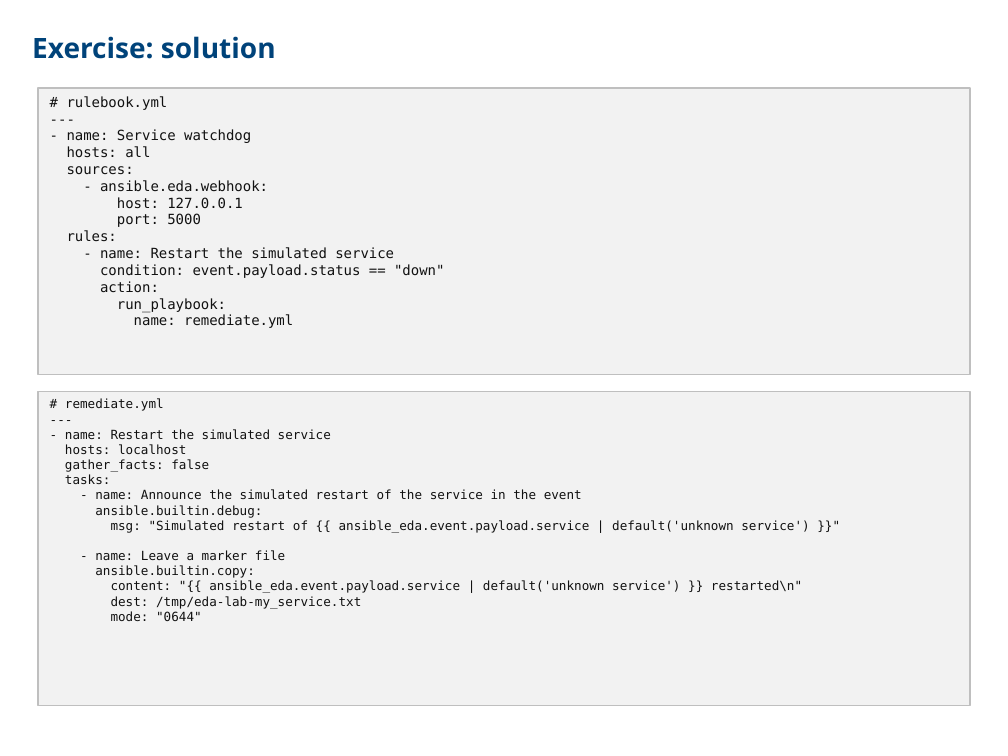
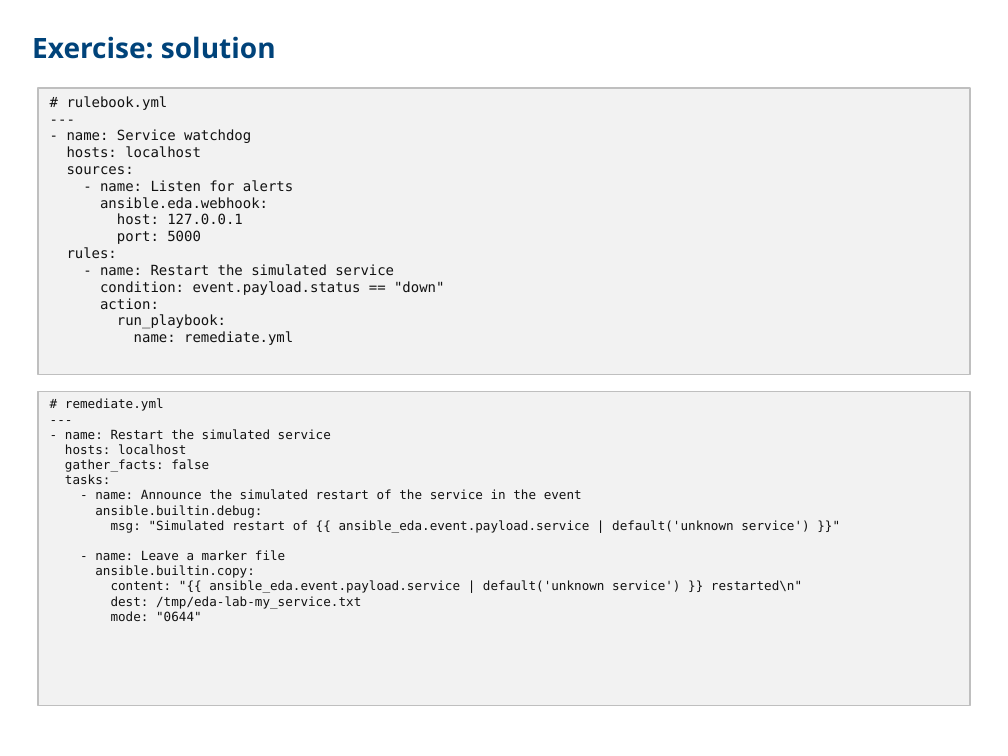
Before and after one commit to CCoupel/ansible-training, a slide deck: slide 222 of Ansible Training.pptx. Drawn at 1008x756 pixels with LibreOffice and Linux fonts; fonts in the diff are those of the drawing. Boxes give left, top, right and bottom in pixels: in the first picture for what was removed or moved away, otherwise in the second. Text is boxed around its words. In the diff, an @@ line names an element or a change of style, - is before the commit and + after.

```diff
--- a/Ansible Training.pptx
+++ b/Ansible Training.pptx
@@ text in rectangle at [67,146,201,157]: text changed @@
-hosts: all
+hosts: localhost
@@ text in rectangle at [100,180,293,209]: text changed @@
-- ansible.eda.webhook:
+- name: Listen for alerts
+ansible.eda.webhook:
```
